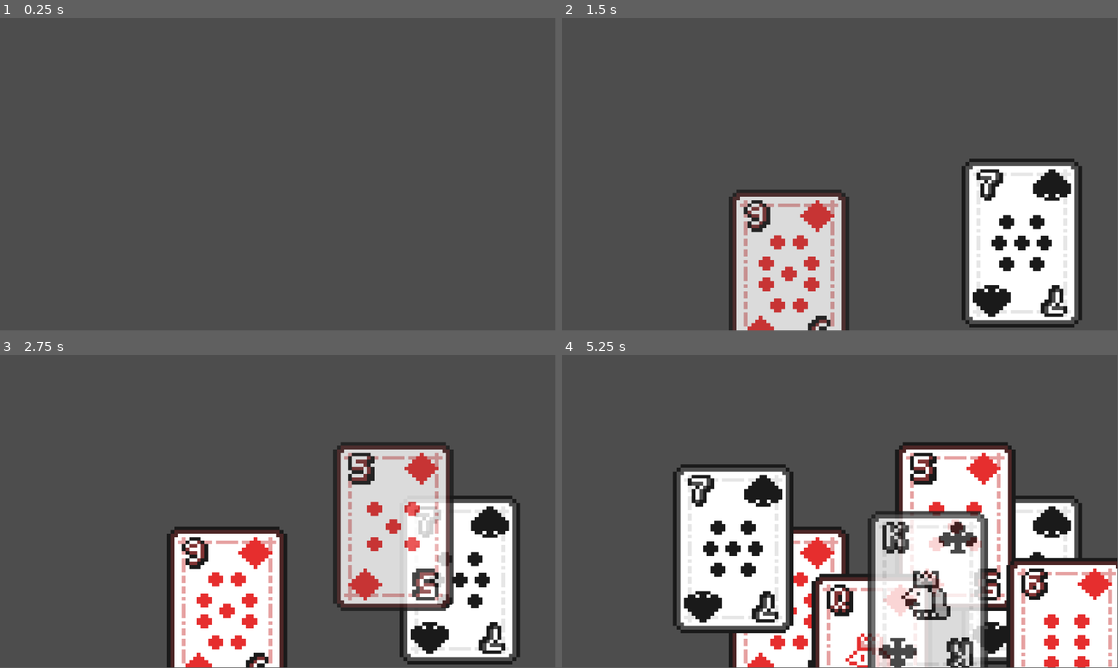
Above: before the commit, frames 1-4 (two rows, left to right).
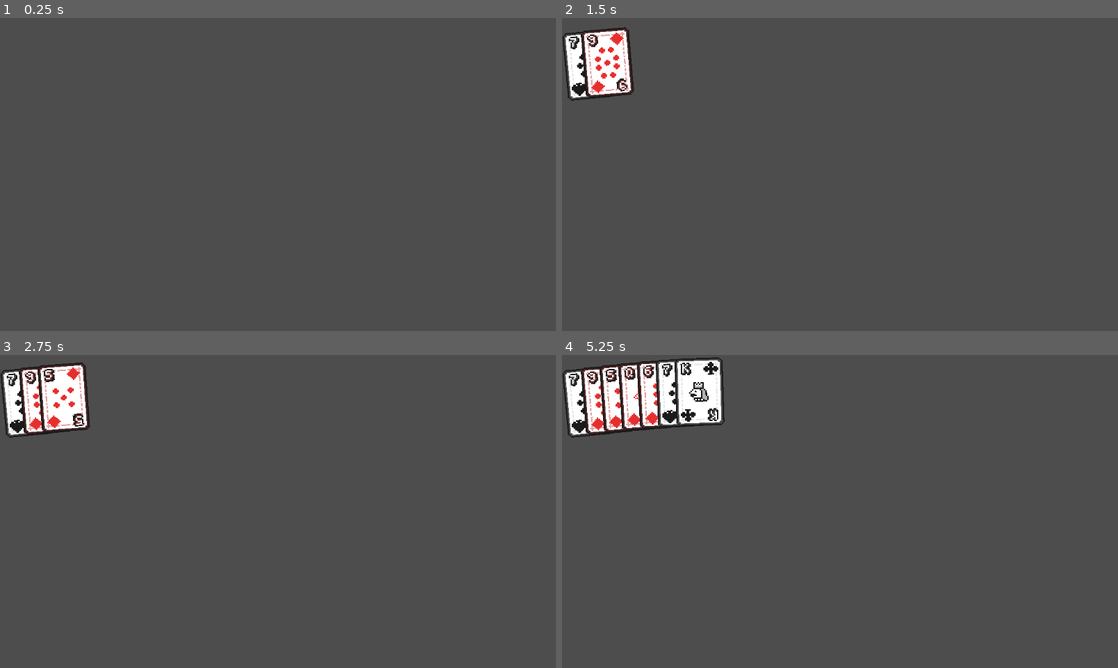
Above: after the commit, the same moments.

Repository: QuisVenator/godot_wizard
Game: Godot game, scene res://root.tscn
Two runs of this game, one before a commit and one after it. Both use one fixed random seed, a clock stepped at 60 frames per second and the inputs below.
Inputs (mouse positions are in pixels of both pictures, inside the frame that each line leads up to):
- Up to frame 1 (0.25 s): no input
- Up to frame 2 (1.5 s): tap Enter at 0.5 s; move the mouse to (962, 158) at 0.52 s; click (962, 158) at 0.6 s; tap Space at 1.25 s; move the mouse to (728, 190) at 1.27 s; click (728, 190) at 1.35 s
- Up to frame 3 (2.75 s): tap Enter at 2 s; move the mouse to (333, 442) at 2.02 s; click (333, 442) at 2.1 s
- Up to frame 4 (5.25 s): tap Space at 2.75, 4.25 s; move the mouse to (812, 574) at 2.77 s; click (812, 574) at 2.85 s; tap Enter at 3.5 s; move the mouse to (1006, 558) at 3.52 s; click (1006, 558) at 3.6 s; move the mouse to (673, 464) at 4.27 s; click (673, 464) at 4.35 s; move the mouse to (867, 511) at 5.02 s; click (867, 511) at 5.1 s
The window is 799x449 before the commit and 800x450 after it. Grey fills any space a smaller window leaves; there, only what the larger window draws over its background counts as a difference.

The runs differ from the first frame. In frame 1, only the window size differs. In frame 2, 22% of the frame differs, in the area x 0-94%, y 2-100%; in frame 3, 31%; in frame 4, 47%, in the area x 0-100%, y 0-100%.

Commit message:
Cards are now placed in a nice arch

Diff:
--- a/Playarea.gd
+++ b/Playarea.gd
@@ -1,7 +1,15 @@
 extends Node2D
 
-const CardBase = preload("res://assets/cards/card_base.tscn")
-const CardDatabase = preload("res://assets/cards/CardDatabase.gd")
+const card_base = preload("res://assets/cards/card_base.tscn")
+const hand = preload("res://PlayerHand.gd")
+const card_database = preload("res://assets/cards/CardDatabase.gd")
+
+@onready var hand_center = Vector2(get_viewport().size) * Vector2(0.5, 2.65)
+
+# rad1 = card.size[0] / 2
+@onready var rad2 = get_viewport().size[1] * 4
+var angle = -PI / 2 - PI / 150 * 9
+var card_rotation = - PI / 300 * 9
 
 # Called when the node enters the scene tree for the first time.
 func _ready():
@@ -14,7 +22,13 @@
 
 func _input(event):
 	if Input.is_action_just_pressed("leftclick"):
-		var card = CardBase.instantiate().setup((randi_range(3, 53)))
-		card.position = get_viewport().get_mouse_position()
-		add_child(card)
+		var card = card_base.instantiate().setup((randi_range(3, 53)))
+
+		# The position of the card is set on the elipse formed by rad1 = card.size[1] / 2 and rad2, centered at hand_center
+		card.position = Vector2(hand_center.x + rad2 * cos(angle), hand_center.y + card.size[1] * 8 * sin(angle))
+		card.position -= (card.size / 2).rotated(card_rotation)
+		card.rotation = card_rotation
+		angle += PI / 150
+		card_rotation += PI / 300
+		$PlayerHand.add_child(card)
 		print("Card added to scene.")
--- a/PlayerHand.gd
+++ b/PlayerHand.gd
@@ -9,3 +9,15 @@
 # Called every frame. 'delta' is the elapsed time since the previous frame.
 func _process(delta):
 	pass
+
+
+func highlight(card):
+	for c in get_children():
+		if c != card:
+			c.set_modulate(Color(0.5, 0.5, 0.5))
+		else:
+			c.set_modulate(Color(1, 1, 1))
+
+func unhighlight():
+	for c in get_children():
+		c.set_modulate(Color(1, 1, 1))
--- a/assets/cards/CardBase.gd
+++ b/assets/cards/CardBase.gd
@@ -1,11 +1,11 @@
 extends MarginContainer
-class_name CardBase
 
 var CardDatabase = preload("res://assets/cards/CardDatabase.gd")
 var CardId = CardDatabase.BACK
-var CardInfo;
+var CardInfo
+var original_z_index = 0
 
-func setup(card_id: int) -> CardBase:
+func setup(card_id: int):
 	CardId = card_id
 	return self
 
@@ -25,7 +25,14 @@
 	pass
 
 func mouse_over():
-	$Card.modulate = Color(1, 1, 1, 0.8)
+	get_parent().highlight(self)
+	position = position - (size * 0.05).rotated(rotation) + Vector2(0, -size[1]/8).rotated(rotation)
+	$Card.scale = size/$Card.texture.get_size() * 1.1
+	self.original_z_index = $Card.z_index
+	$Card.z_index = 3000
 
 func mouse_exit():
-	$Card.modulate = Color(1, 1, 1, 1)
+	get_parent().unhighlight()
+	position = position + (size * 0.05).rotated(rotation) + Vector2(0, size[1]/8).rotated(rotation)
+	$Card.scale = size/$Card.texture.get_size() * 1
+	$Card.z_index = self.original_z_index
--- a/assets/cards/CardDatabase.gd
+++ b/assets/cards/CardDatabase.gd
@@ -65,6 +65,7 @@
 	WIZARD_4,
 }
 
+# TODO: Add pngs for jester and wizard
 const DATA = [
 	{
 		"suite": null,
--- a/assets/cards/card_base.tscn
+++ b/assets/cards/card_base.tscn
@@ -3,9 +3,9 @@
 [ext_resource type="Script" path="res://assets/cards/CardBase.gd" id="1_fe4ec"]
 
 [node name="CardBase" type="MarginContainer"]
-offset_right = 250.0
-offset_bottom = 350.0
-pivot_offset = Vector2(125, 175)
+offset_right = 100.0
+offset_bottom = 140.0
+pivot_offset = Vector2(50, 70)
 mouse_default_cursor_shape = 2
 script = ExtResource("1_fe4ec")
 
--- a/project.godot
+++ b/project.godot
@@ -15,6 +15,10 @@
 config/features=PackedStringArray("4.2", "GL Compatibility")
 config/icon="res://icon.svg"
 
+[display]
+
+window/stretch/mode="viewport"
+
 [input]
 
 leftclick={
